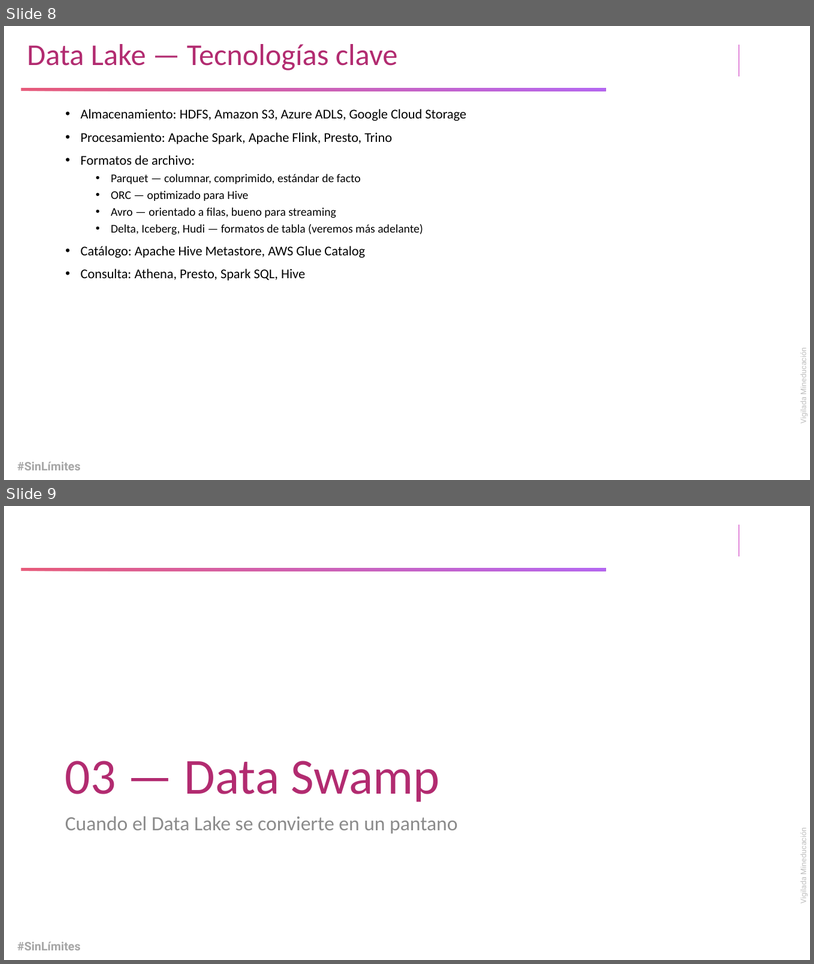
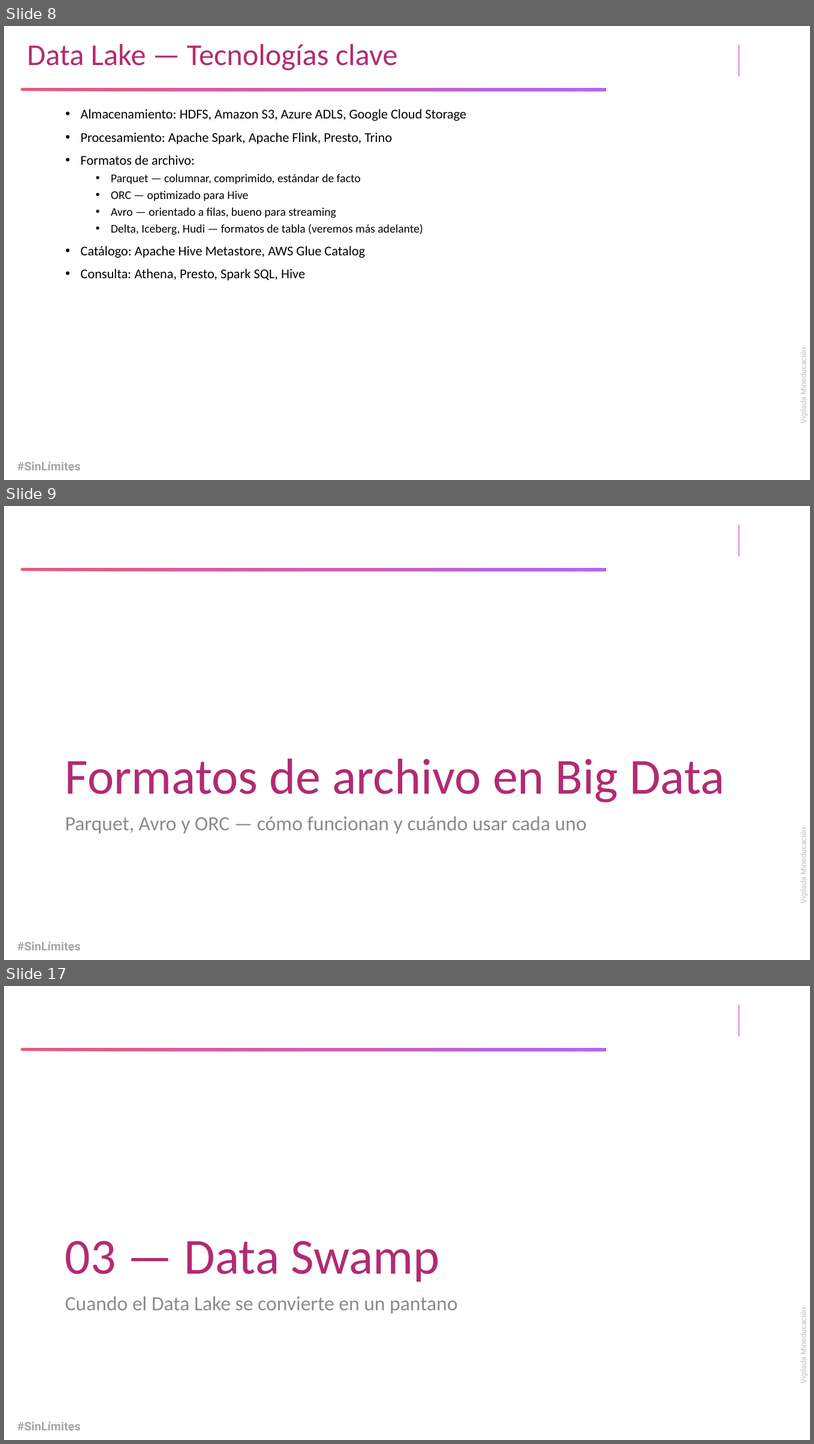
Before and after one commit to LeOsorio123/bigdata-101, a slide deck: resources/lakehouse.pptx. Shown one above the other, each under a label of ours: slides 8 and 9 before the commit, slides 8, 9 and 17 after it; the slides between them are not shown. The pictures are 814x964 and 814x1444 pixels, drawn with LibreOffice and Linux fonts; fonts in the diff are those of the drawing; background and template pictures are left out. Boxes give left, top, right and bottom in pixels: in the first picture for what was removed or moved away, otherwise in the second. Text is boxed around its words. In the diff, an @@ line names an element or a change of style, - is before the commit and + after.

```diff
--- a/resources/lakehouse.pptx
+++ b/resources/lakehouse.pptx
@@ slide 9 added at <box>4,506,810,960</box>, background #FFFFFF; not listed: 4 template elements that a slide beside it also shows @@
@@ title added at <box>65,758,725,802</box>, 60 pt, text #B22B70 @@
+Formatos de archivo en Big Data
@@ text added at <box>65,816,587,834</box>, 24 pt, text #8C8C8C @@
+Parquet, Avro y ORC — cómo funcionan y cuándo usar cada uno
@@ what was slide 9 is now slide 17 @@
```
Also in this commit, not shown: 11 other slides added, 1 other file.
